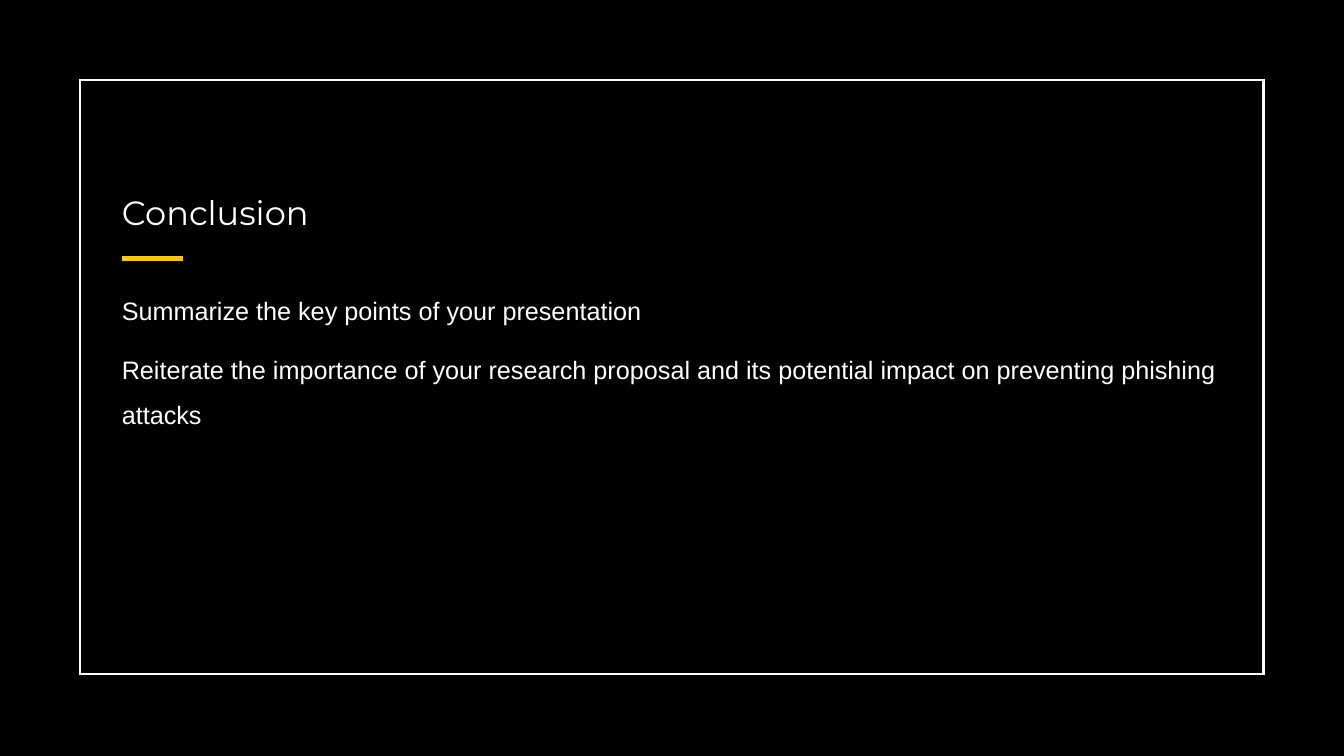
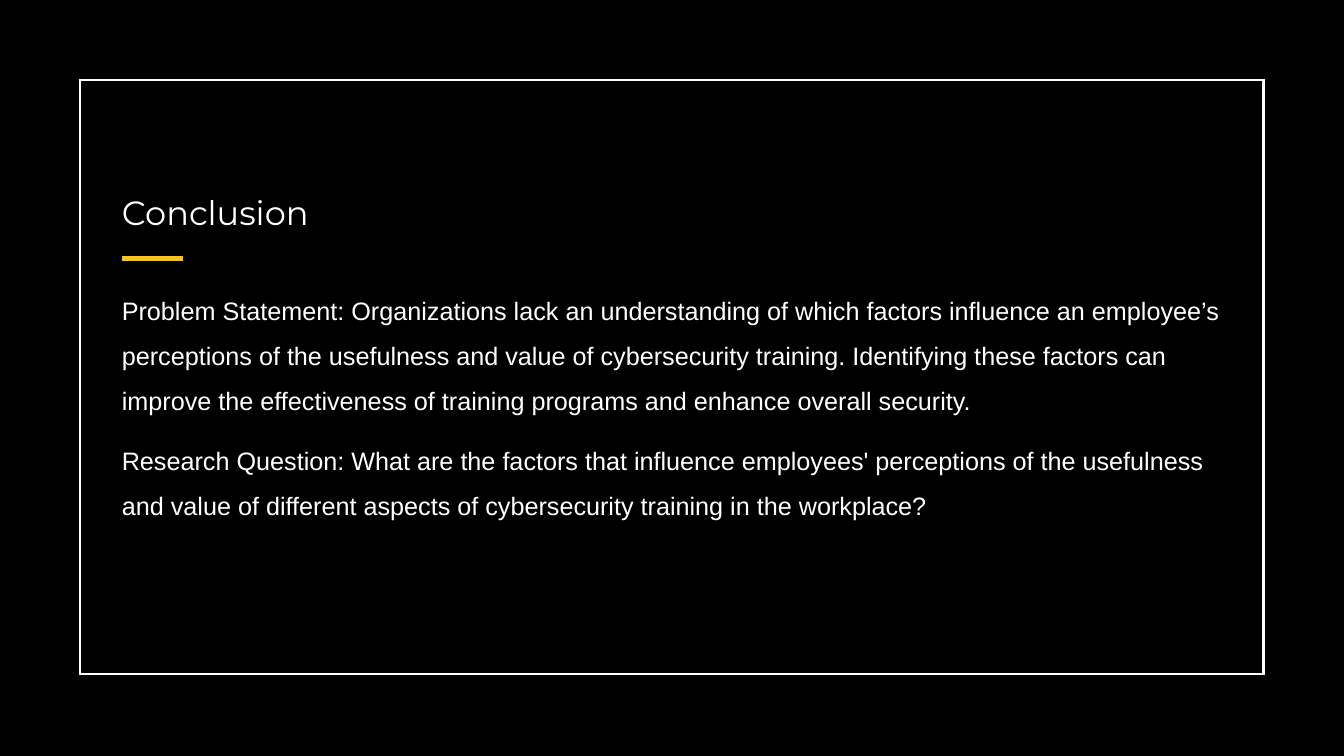
Before and after one commit to snowbowls/W.B.T.T.R.Y.A.Y.C.E.W, a slide deck: slide 7 of PPT/Alpha Review.pptx. Drawn at 1344x756 pixels with LibreOffice and Linux fonts; fonts in the diff are those of the drawing. Boxes give left, top, right and bottom in pixels: in the first picture for what was removed or moved away, otherwise in the second. Text is boxed around its words. In the diff, an @@ line names an element or a change of style, - is before the commit and + after.

```diff
--- a/PPT/Alpha Review.pptx
+++ b/PPT/Alpha Review.pptx
@@ text at [122,301,1219,521]: text changed @@
-Summarize the key points of your presentation
-Reiterate the importance of your research proposal and its potential impact on preventing phishing attacks
+Problem Statement: Organizations lack an understanding of which factors influence an employee’s perceptions of the usefulness and value of cybersecurity training. Identifying these factors can improve the effectiveness of training programs and enhance overall security.
+Research Question: What are the factors that influence employees' perceptions of the usefulness and value of different aspects of cybersecurity training in the workplace?
```
Also in this commit, not shown: 4 other slides changed.
